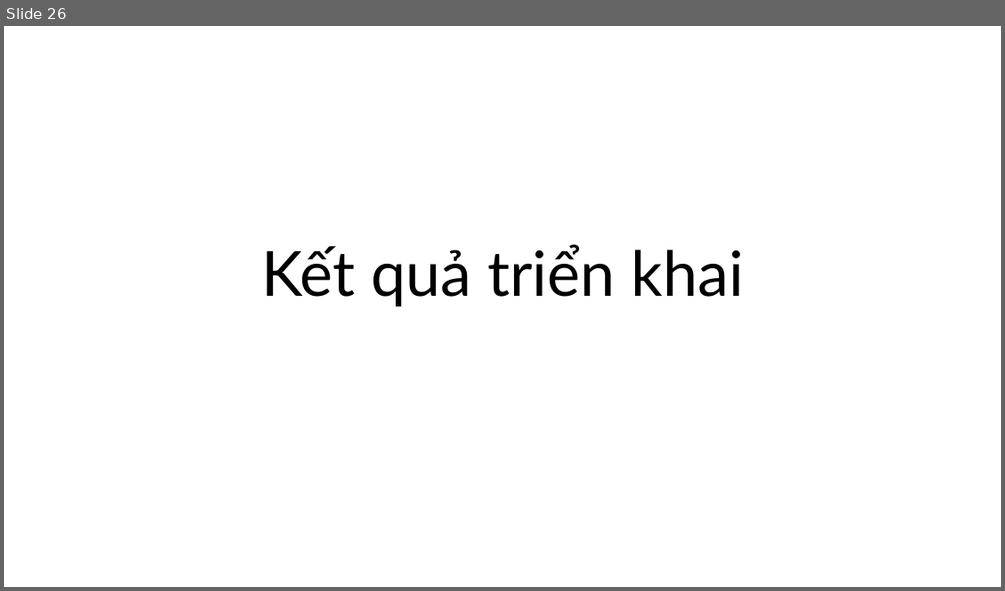
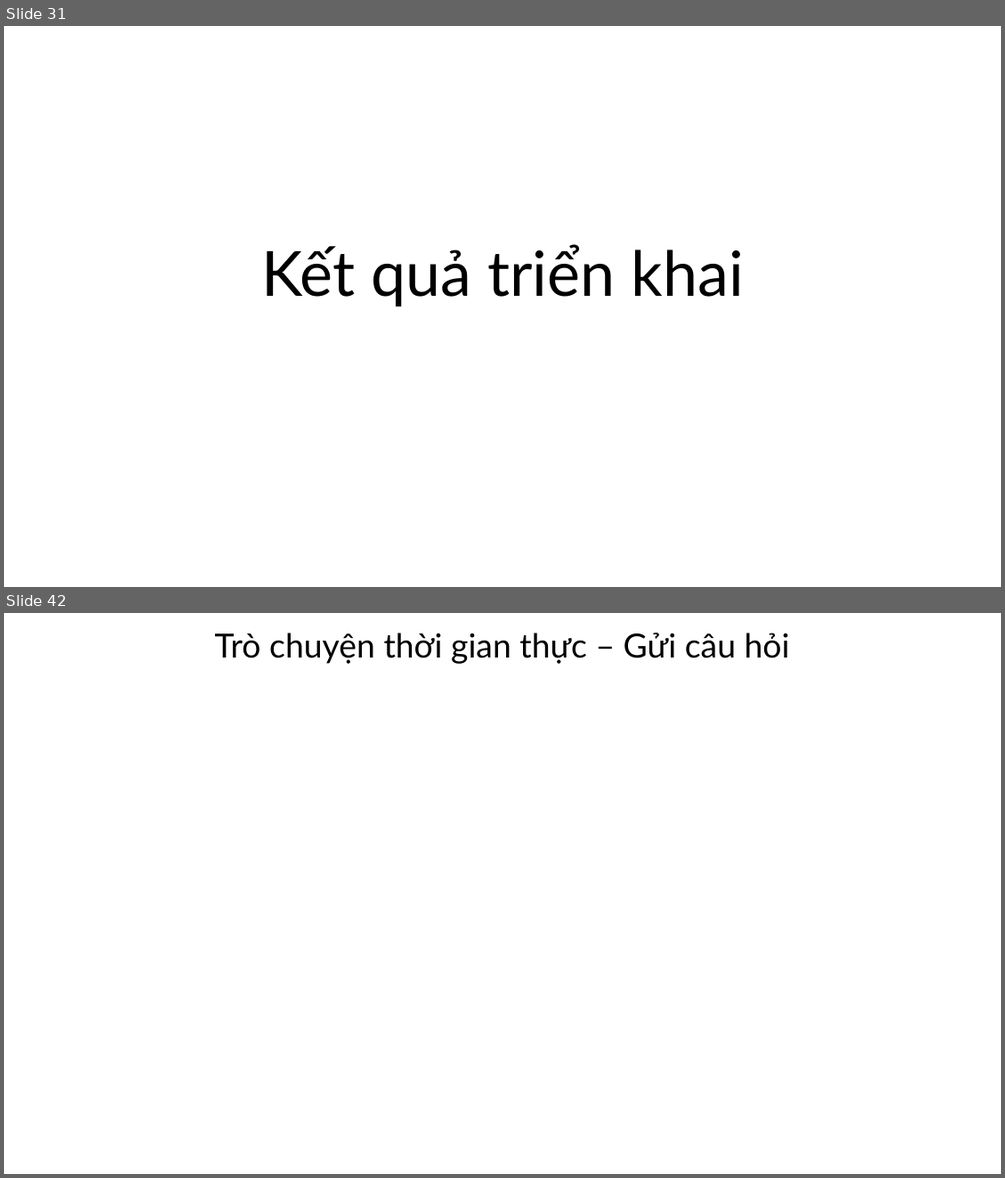
Before and after one commit to ngovanuc/Vietnamese_History_Chatbot, a slide deck: documents/slide bao cao.pptx. Shown one above the other, each under a label of ours: slide 26 before the commit, slides 31 and 42 after it; the slides between them are not shown. The pictures are 1005x591 and 1005x1178 pixels, drawn with LibreOffice and Linux fonts; fonts in the diff are those of the drawing. Boxes give left, top, right and bottom in pixels: in the first picture for what was removed or moved away, otherwise in the second. Text is boxed around its words. In the diff, an @@ line names an element or a change of style, - is before the commit and + after.

```diff
--- a/documents/slide bao cao.pptx
+++ b/documents/slide bao cao.pptx
@@ slide 42 added at bbox=[4, 613, 1001, 1174], background #FFFFFF @@
@@ title added at bbox=[215, 633, 790, 664], 32 pt, text #000000 @@
+Trò chuyện thời gian thực – Gửi câu hỏi
@@ what was slide 26 is now slide 31 @@
```
Also in this commit, not shown: 12 slides changed, 19 other slides added.
